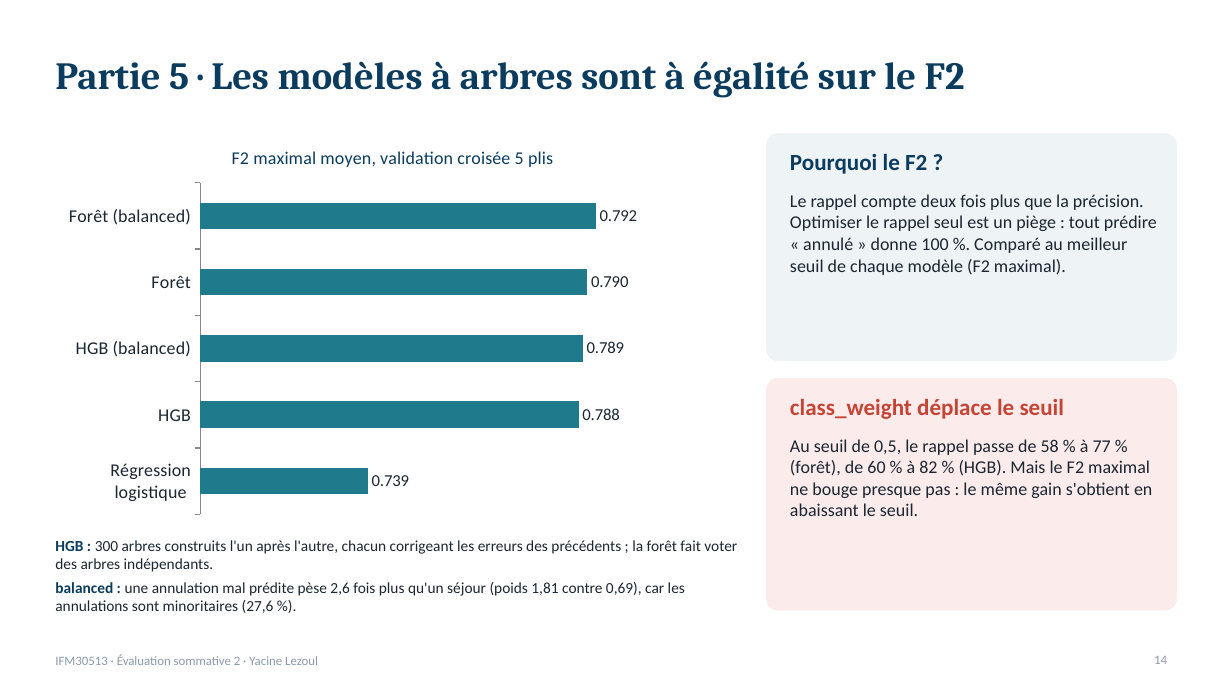
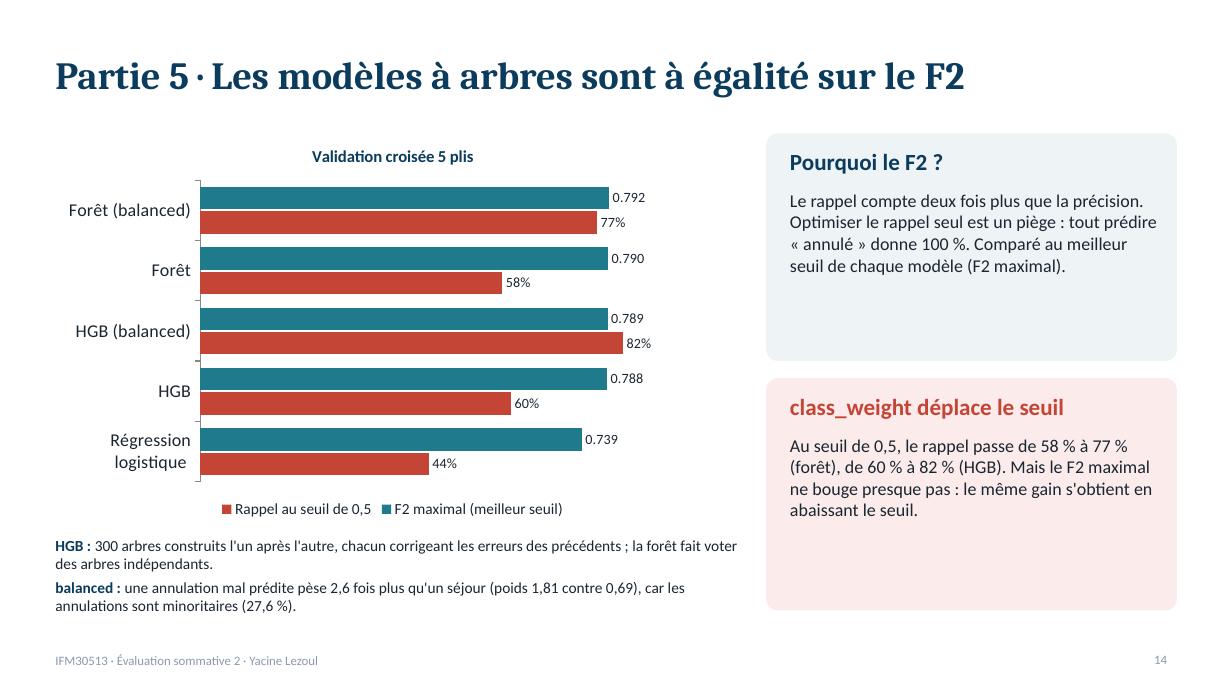
Before and after one commit to lezoul/hotel-cancellation-pipeline, a slide deck: slide 14 of reports/presentation_annulations.pptx. Drawn at 1232x693 pixels with LibreOffice and Linux fonts; fonts in the diff are those of the drawing. Boxes give left, top, right and bottom in pixels: in the first picture for what was removed or moved away, otherwise in the second. Text is boxed around its words. In the diff, an @@ line names an element or a change of style, - is before the commit and + after.

Commit message:
Diapositive 14 : F2 maximal et rappel au seuil de 0,5 dans le même graphique

```diff
--- a/reports/presentation_annulations.pptx
+++ b/reports/presentation_annulations.pptx
@@ bar chart at box(55, 129, 730, 522) @@
@@ title "F2 maximal moyen, validation croisée 5 plis" to "Validation croisée 5 plis" @@
-Series 1: 0.792, 0.79, 0.789, 0.788, 0.739
+F2 maximal (meilleur seuil): 0.792, 0.79, 0.789, 0.788, 0.739
@@ data labels of F2 maximal (meilleur seuil) changed @@
+Rappel au seuil de 0,5: 0.77, 0.58, 0.82, 0.6, 0.44
@@ legend changed @@
@@ value axis changed @@
@@ bar spacing changed @@
```
